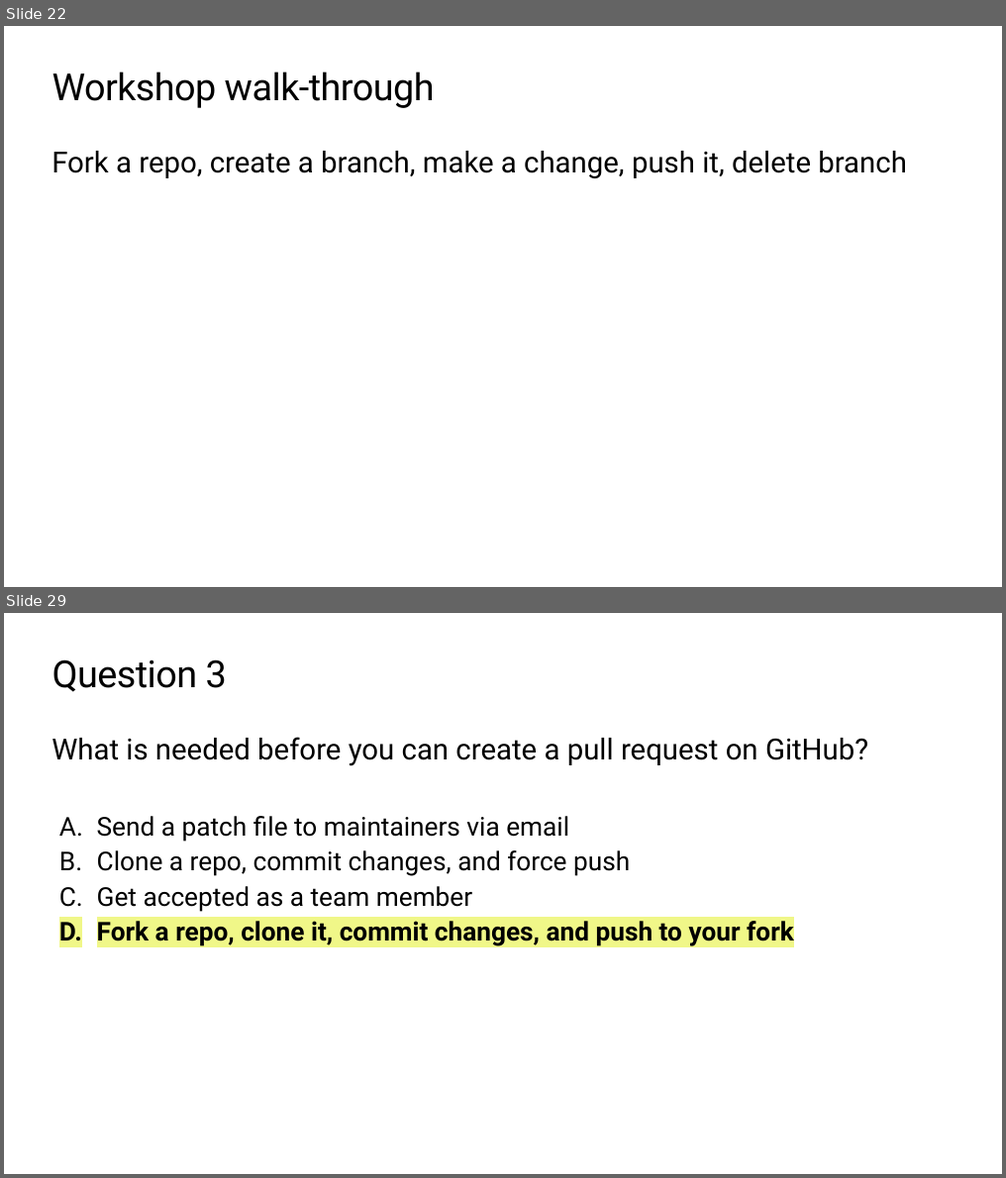
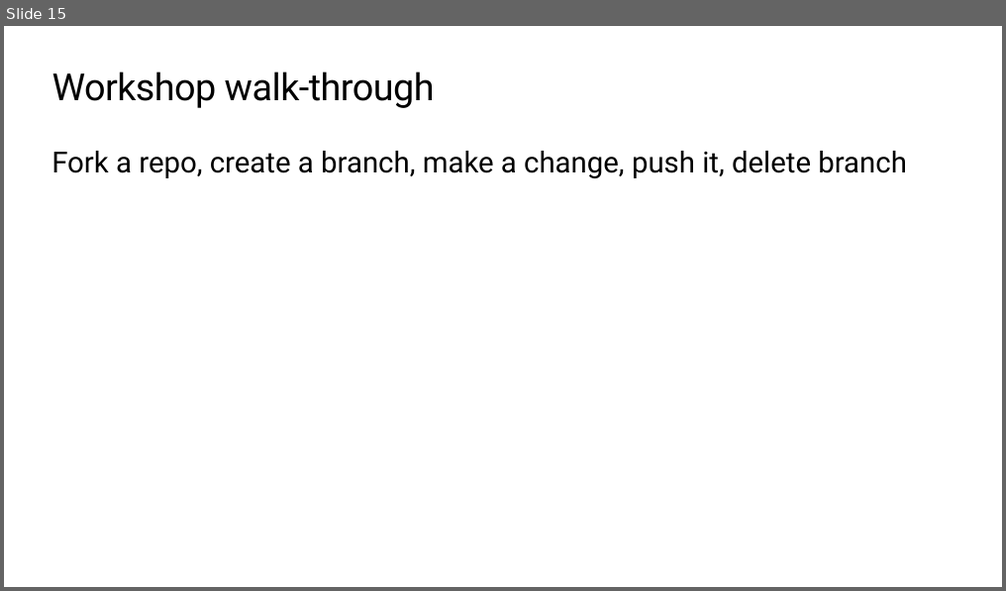
Before and after one commit to microsoft/workshop-library, a slide deck: learn-github/slides.pptx. Shown one above the other, each under a label of ours: slides 22 and 29 before the commit, slide 15 after it; the slides between them are not shown. The pictures are 1006x1178 and 1006x591 pixels, drawn with LibreOffice and Linux fonts; fonts in the diff are those of the drawing; background and template pictures are left out. Boxes give left, top, right and bottom in pixels: in the first picture for what was removed or moved away, otherwise in the second. Text is boxed around its words. In the diff, an @@ line names an element or a change of style, - is before the commit and + after.

```diff
--- a/learn-github/slides.pptx
+++ b/learn-github/slides.pptx
@@ slide 29 removed at (4,613,1002,1174), background #FFFFFF @@
@@ title removed at (53,660,227,692) @@
-Question 3
@@ text removed at (52,737,868,766) @@
-What is needed before you can create a pull request on GitHub?
@@ text removed at (97,816,794,947) @@
-  A. Send a patch file to maintainers via email
-  B. Clone a repo, commit changes, and force push
-  C. Get accepted as a team member
-  D. Fork a repo, clone it, commit changes, and push to your fork
@@ what was slide 22 is now slide 15 @@
```
Also in this commit, not shown: 2 slides changed, 6 other slides removed, 1 other file.
